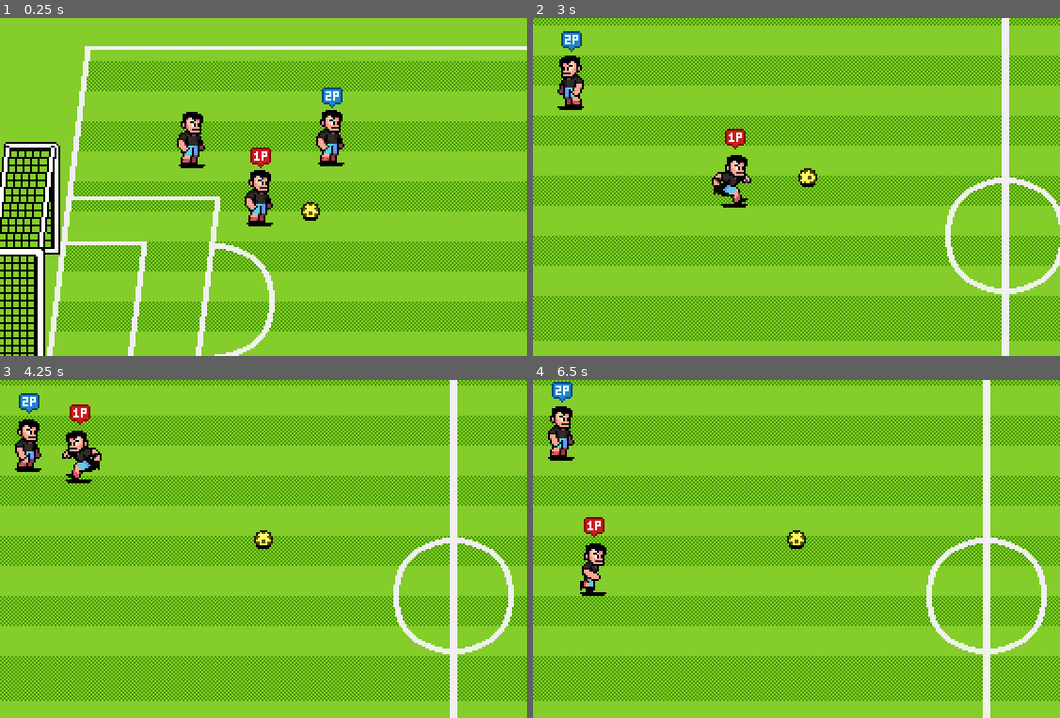
Above: before the commit, frames 1-4 (two rows, left to right).
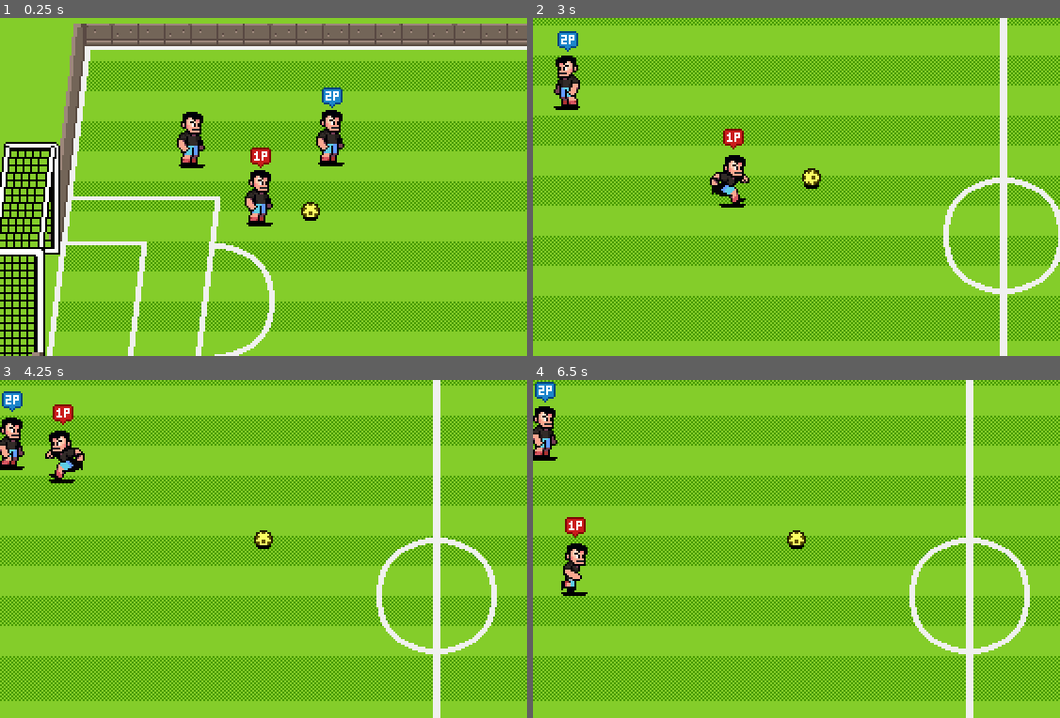
Above: after the commit, the same moments.

Repository: Biotrack-Developers-UTSC/UTSC-Soccer-Legends
Game: Godot game, scene res://scenes/world.tscn
Two runs of this game, one before a commit and one after it. Both use one fixed random seed, a clock stepped at 60 frames per second and the inputs below.
Inputs:
- Up to frame 1 (0.25 s): no input
- Up to frame 2 (3 s): hold Right (p1_right) 0.53-1.28 s; tap one key every 0.75 s from 0.6 s: Shift (p1_pass) Ctrl (p1_shoot) S (p2_down) A (p2_left); hold Down (p1_down) 1.28-2.03 s; hold Right (p1_right) 2.03-2.78 s; hold Up (p1_up) from 2.78 s (still down)
- Up to frame 3 (4.25 s): release Up (p1_up) at 3.53 s; hold Left (p1_left) from 3.53 s (still down); tap D (p2_right) at 3.6 s
- Up to frame 4 (6.5 s): tap Space (p2_shoot) at 4.35 s; release Left (p1_left) at 5.03 s; hold Down (p1_down) 5.03-5.78 s; tap W (p2_up) at 5.1 s; hold Right (p1_right) from 5.78 s (still down); tap Shift (p1_pass) at 5.85 s

The runs differ from the first frame. In frame 1, 6.9% of the frame differs, in the area x 6-100%, y 1-100%; in frame 2, 51%; in frame 3, 54%, in the area x 0-100%, y 0-100%; in frame 4, 54%.

Commit message:
Commit: Vallas de la cancha agregadas.

Diff:
--- a/scenes/world.tscn
+++ b/scenes/world.tscn
@@ -7,6 +7,12 @@
 [ext_resource type="PackedScene" uid="uid://bx4v5gvm752ys" path="res://scenes/characters/player.tscn" id="4_k0juu"]
 [ext_resource type="PackedScene" uid="uid://u1meyud4oeaw" path="res://scenes/ball/ball.tscn" id="5_71j4m"]
 [ext_resource type="PackedScene" uid="uid://dhbk2vnt45bfn" path="res://scenes/goal/goal.tscn" id="5_i7141"]
+[ext_resource type="Texture2D" uid="uid://c7ku70e6jukcf" path="res://assets/art/backgrounds/top-wall.png" id="6_4mrxx"]
+[ext_resource type="Texture2D" uid="uid://cqmb2c3o4pr0a" path="res://assets/art/backgrounds/bottom-wall.png" id="7_7r4gi"]
+[ext_resource type="Texture2D" uid="uid://kq5jbf5vlq3o" path="res://assets/art/backgrounds/side-wall.png" id="8_w7kh3"]
+
+[sub_resource type="RectangleShape2D" id="RectangleShape2D_7r4gi"]
+size = Vector2(802, 7)
 
 [node name="World" type="Node2D"]
 
@@ -49,6 +55,55 @@
 position = Vector2(818, 220)
 scale = Vector2(-1, 1)
 
+[node name="TopWall" type="Sprite2D" parent="ActorsContainer/PitchObjects"]
+position = Vector2(49, 32)
+texture = ExtResource("6_4mrxx")
+centered = false
+
+[node name="StaticBody2D" type="StaticBody2D" parent="ActorsContainer/PitchObjects/TopWall"]
+collision_mask = 0
+
+[node name="CollisionPolygon2D" type="CollisionPolygon2D" parent="ActorsContainer/PitchObjects/TopWall/StaticBody2D"]
+polygon = PackedVector2Array(0, 116, 13, 0, 739, 0, 752, 116, 740, 116, 728, 12, 25, 12, 12, 116)
+
+[node name="BottomWall" type="Sprite2D" parent="ActorsContainer/PitchObjects"]
+position = Vector2(24, 345)
+texture = ExtResource("7_7r4gi")
+centered = false
+offset = Vector2(0, -12)
+
+[node name="StaticBody2D" type="StaticBody2D" parent="ActorsContainer/PitchObjects/BottomWall"]
+visibility_layer = 0
+
+[node name="CollisionShape2D" type="CollisionShape2D" parent="ActorsContainer/PitchObjects/BottomWall/StaticBody2D"]
+position = Vector2(401, -4)
+shape = SubResource("RectangleShape2D_7r4gi")
+
+[node name="LeftWall" type="Sprite2D" parent="ActorsContainer/PitchObjects"]
+position = Vector2(24, 221)
+texture = ExtResource("8_w7kh3")
+centered = false
+offset = Vector2(0, -14)
+
+[node name="StaticBody2D" type="StaticBody2D" parent="ActorsContainer/PitchObjects/LeftWall"]
+visibility_layer = 0
+
+[node name="CollisionPolygon2D" type="CollisionPolygon2D" parent="ActorsContainer/PitchObjects/LeftWall/StaticBody2D"]
+polygon = PackedVector2Array(14, -1, 30, -1, 13, 117, 0, 117)
+
+[node name="RightWall" type="Sprite2D" parent="ActorsContainer/PitchObjects"]
+position = Vector2(826, 221)
+scale = Vector2(-1, 1)
+texture = ExtResource("8_w7kh3")
+centered = false
+offset = Vector2(0, -14)
+
+[node name="StaticBody2D" type="StaticBody2D" parent="ActorsContainer/PitchObjects/RightWall"]
+visibility_layer = 0
+
+[node name="CollisionPolygon2D" type="CollisionPolygon2D" parent="ActorsContainer/PitchObjects/RightWall/StaticBody2D"]
+polygon = PackedVector2Array(14, -1, 30, -1, 13, 117, 0, 117)
+
 [node name="Player" parent="ActorsContainer" node_paths=PackedStringArray("ball") instance=ExtResource("4_k0juu")]
 position = Vector2(125, 108)
 ball = NodePath("../Ball")
@@ -65,3 +120,5 @@
 
 [node name="Ball" parent="ActorsContainer" instance=ExtResource("5_71j4m")]
 position = Vector2(188, 137)
+friction_air = 0.0
+friction_ground = 0.0
Not shown: 1 places in scenes/world.tscn that only renumber resources
